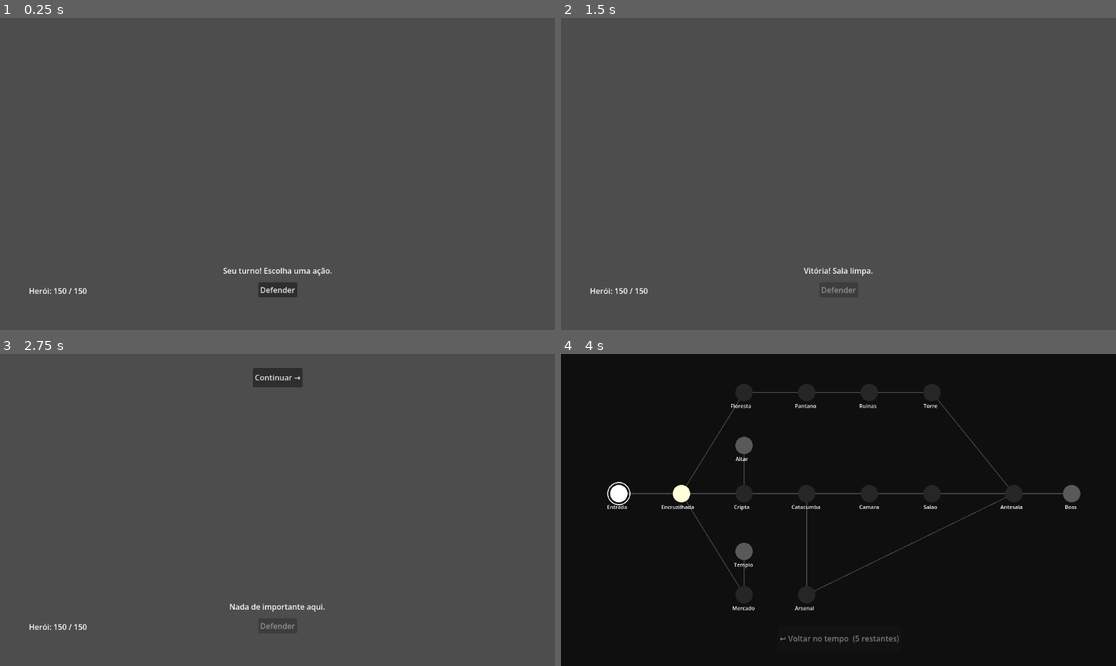
Above: before the commit, frames 1-4 (two rows, left to right).
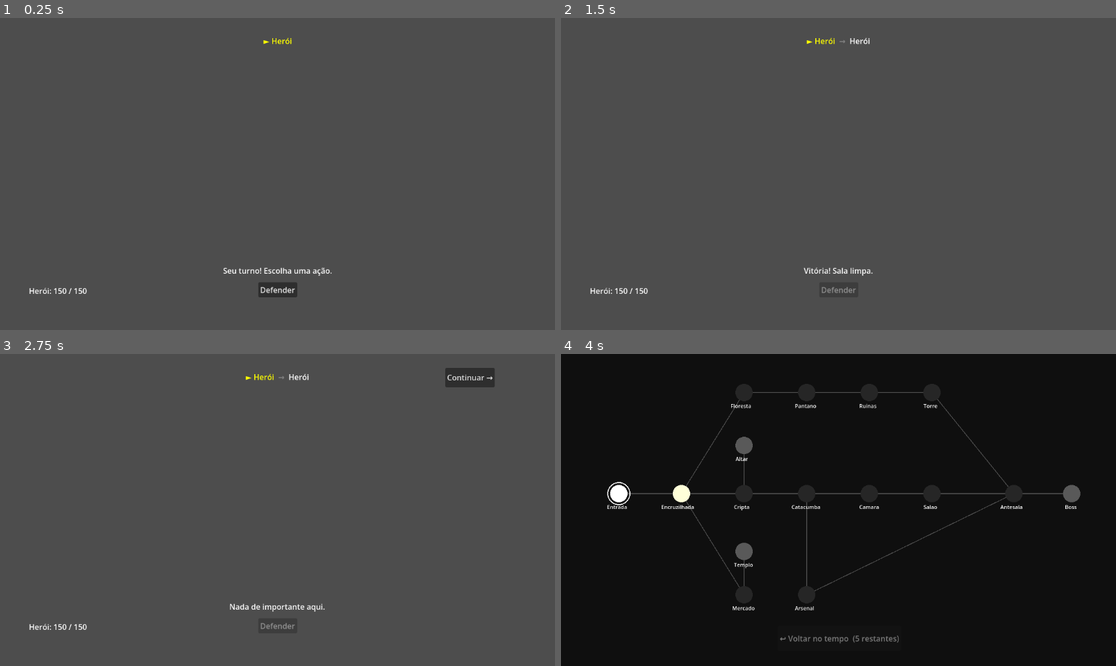
Above: after the commit, the same moments.

Repository: gABIREUSU/Estrutura-de-Dungeons
Game: Godot game, scene res://scenes/combat/gerenciador_combate.tscn
The game is run twice, just before and just after one commit, with the same random seed, the same clock (stepped at 60 frames per second) and the same inputs. This scene is started directly instead of the project's main scene.
Inputs (mouse positions are in pixels of both pictures, inside the frame that each line leads up to):
- Up to frame 1 (0.25 s): no input
- Up to frame 2 (1.5 s): click "Defender" at 0.5 s; tap Enter at 1.25 s; move the mouse to (960, 158) at 1.27 s; click (960, 158) at 1.42 s
- Up to frame 3 (2.75 s): click "Investigar sala" at 2 s
- Up to frame 4 (4 s): click "Continuar →" at 2.75 s; tap Space at 3.5 s; move the mouse to (727, 525) at 3.52 s; click (727, 525) at 3.67 s

The runs differ from the first frame. In frame 1, less than 0.1% of the frame differs, in the area x 47-53%, y 6-9%; in frame 2, less than 0.1%; in frame 3, 1.1%, in the area x 44-90%, y 4-11%; in frame 4, nothing differs.

Commit message:
Adicao da fila de combate

Diff:
--- a/scenes/combat/gerenciador_combate.tscn
+++ b/scenes/combat/gerenciador_combate.tscn
@@ -64,10 +64,21 @@
 anchors_preset = 5
 anchor_left = 0.5
 anchor_right = 0.5
-offset_left = -20.0
+offset_left = 379.0
 offset_top = 29.0
-offset_right = 20.0
+offset_right = 419.0
 offset_bottom = 69.0
 grow_horizontal = 2
 
+[node name="ContainerFila" type="HBoxContainer" parent="CanvasLayer" unique_id=1352147481]
+anchors_preset = 5
+anchor_left = 0.5
+anchor_right = 0.5
+offset_left = -20.0
+offset_top = 28.0
+offset_right = 20.0
+offset_bottom = 68.0
+grow_horizontal = 2
+alignment = 1
+
 [connection signal="pressed" from="CanvasLayer/BotaoDefender" to="." method="_on_botao_defender_pressed"]
--- a/scripts/game_manager.gd
+++ b/scripts/game_manager.gd
@@ -193,7 +193,7 @@
 	"nome": "Herói",
 	"hp": 150,
 	"hp_max": 150,
-	"ataque": 250,
+	"ataque": 25,
 	"precisao": 100,
 	"defendendo": false,
 	"tem_chave": false,
--- a/scripts/gerenciador_combate.gd
+++ b/scripts/gerenciador_combate.gd
@@ -10,17 +10,36 @@
 @onready var label_status = $CanvasLayer/LabelStatus
 @onready var label_hp_jogador = $CanvasLayer/LabelHpJogador
 @onready var container_acoes = $CanvasLayer/ContainerAcoes
+@onready var container_fila = $CanvasLayer/ContainerFila
 
 func _ready():
 	iniciar_combate()
 
 func iniciar_combate():
 	inimigos_vivos = GameManager.get_inimigos_sala_atual()
+
+	# Todos rolam iniciativa
+	var participantes = []
 	for inimigo in inimigos_vivos:
-		fila_combate.push_back(inimigo)
-	fila_combate.push_back(GameManager.jogador)
+		participantes.append({
+			"personagem": inimigo,
+			"iniciativa": randi_range(1, 20)
+		})
+	participantes.append({
+		"personagem": GameManager.jogador,
+		"iniciativa": randi_range(1, 20)
+	})
+
+	# Ordena por iniciativa decrescente
+	participantes.sort_custom(func(a, b): return a["iniciativa"] > b["iniciativa"])
+
+	# Monta a fila na ordem
+	for p in participantes:
+		fila_combate.push_back(p["personagem"])
+
 	gerar_botoes_inimigos()
 	atualizar_interface()
+	atualizar_visual_fila()
 	proximo_turno()
 
 func gerar_botoes_inimigos():
@@ -118,6 +137,7 @@
 			else:
 				botao.text = inimigo["nome"] + " (morto)"
 				botao.disabled = true
+	atualizar_visual_fila()
 
 func _habilitar_botoes(habilitar: bool):
 	botao_defender.disabled = not habilitar
@@ -242,3 +262,38 @@
 func _on_continuar_pressed():
 	queue_free()
 	GameManager.abrir_mapa()
+
+func atualizar_visual_fila():
+	# Limpa o container
+	for filho in container_fila.get_children():
+		filho.queue_free()
+
+	# Mostra todos na fila + quem já agiu (fila completa = fila_combate + personagem_atual)
+	var fila_completa = []
+	if personagem_atual != null and personagem_atual["hp"] > 0:
+		fila_completa.append(personagem_atual)
+	for p in fila_combate:
+		if p["hp"] > 0:
+			fila_completa.append(p)
+
+	for i in range(fila_completa.size()):
+		var p = fila_completa[i]
+		var label = Label.new()
+
+		# Destaca quem é o atual (primeiro da lista)
+		if i == 0:
+			label.text = "► " + p["nome"]
+			label.add_theme_color_override("font_color", Color.YELLOW)
+		else:
+			label.text = p["nome"]
+			label.add_theme_color_override("font_color", Color.WHITE)
+
+		# Separador entre nomes
+		if i < fila_completa.size() - 1:
+			var seta = Label.new()
+			seta.text = " → "
+			seta.add_theme_color_override("font_color", Color(0.5, 0.5, 0.5))
+			container_fila.add_child(label)
+			container_fila.add_child(seta)
+		else:
+			container_fila.add_child(label)
--- a/scripts/vitoria.gd
+++ b/scripts/vitoria.gd
@@ -3,6 +3,7 @@
 @onready var label_pontos = $Control/LabelPontos
 @onready var label_detalhes = $Control/LabelDetalhes
 @onready var botao = $Control/Button
+@onready var container_fila = $CanvasLayer/ContainerFila  # HBoxContainer no topo
 
 func _ready():
 	var pontos = GameManager.calcular_pontuacao()
